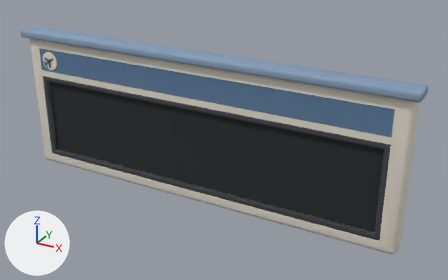
Before and after pictures for a commit that changed the glTF model public/models/bornes/panneau_departs.glb.
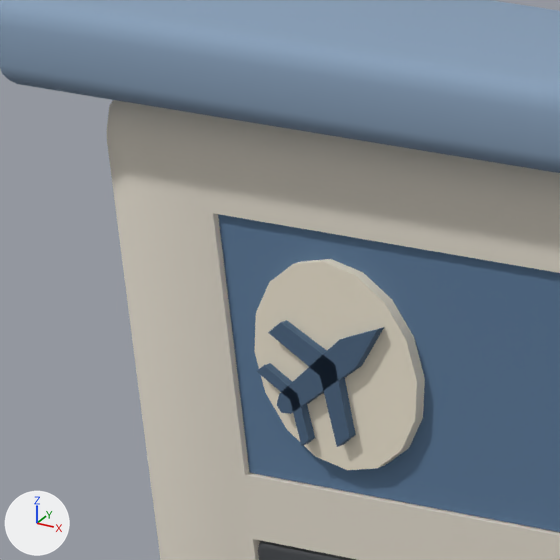
Each version is shown whole from a camera (50 mm lens) standing at (2.86, -4.77, 4.09) and looking at (0.25, -0.02, 1.71), then close up on the part from 5% to 15% of the width and 11% to 28% of the height. The lights are fixed; the arrows at lower left show +X, +Y and +Z. The older version's two pictures come first.

Objects in the first close-up: 'PAN_Anthracite', 'PAN_Ardoise_Base', 'PAN_Ardoise_Clair', 'PAN_Ardoise_Fonce', 'PAN_Creme', 'PAN_Struct'.
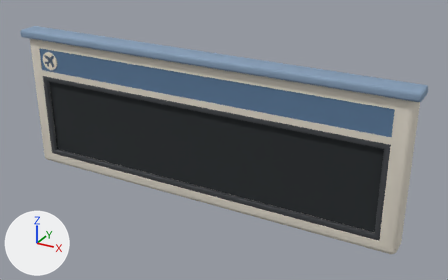
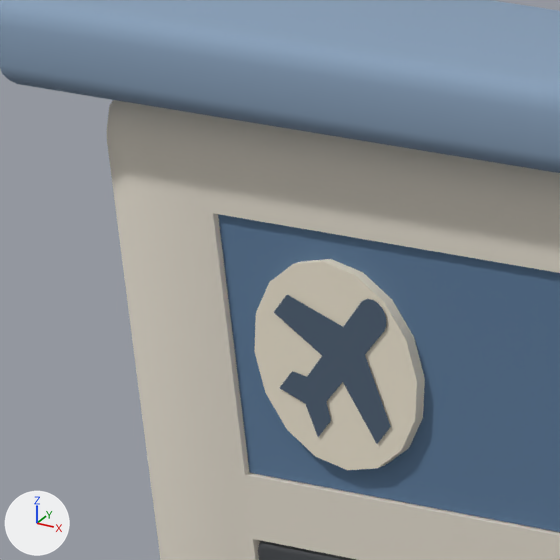
The newer file is also turned or shifted as a whole; pictures and numbers use the older file's frame.

Changed parts and their boxes (x1, y1, x2, y2) in the close-ups (560 x 560 px):
'PAN_Picto', added (blue): after (274, 295, 391, 444)
'PAN_Ardoise_Fonce', deleted (blue): before (257, 320, 384, 447)

The change, as a list of edits to the scene's bpy script:
```text
Add img_picto_avion:
    img_picto_avion = load_image('picto_avion', '_unpacked/picto_avion', 512, 512, 'sRGB')
Add mat_m_picto:
    mat_m_picto = bpy.data.materials.new('M_Picto')
    # uses the picture img_picto_avion
Add me_pan_picto_001:
    me_pan_picto_001.from_pydata(...)  # 4 vertices, 2 faces; spans x -1.7884..-1.6516, y -0.0715, z 1.1316..1.2684
    me_pan_picto_001.materials.append(mat_m_picto)
Remove ob_pan_ardoise_fonce:
    ob_pan_ardoise_fonce = bpy.data.objects.new('PAN_Ardoise_Fonce', me_mesh_pan_ardoise_fonce)
    ob_pan_ardoise_fonce.location = (0.0, 0.0, 0.0)
Add ob_pan_picto:
    ob_pan_picto = bpy.data.objects.new('PAN_Picto', me_pan_picto_001)
    ob_pan_picto.location = (0.0, -0.115, 1.05)
```
